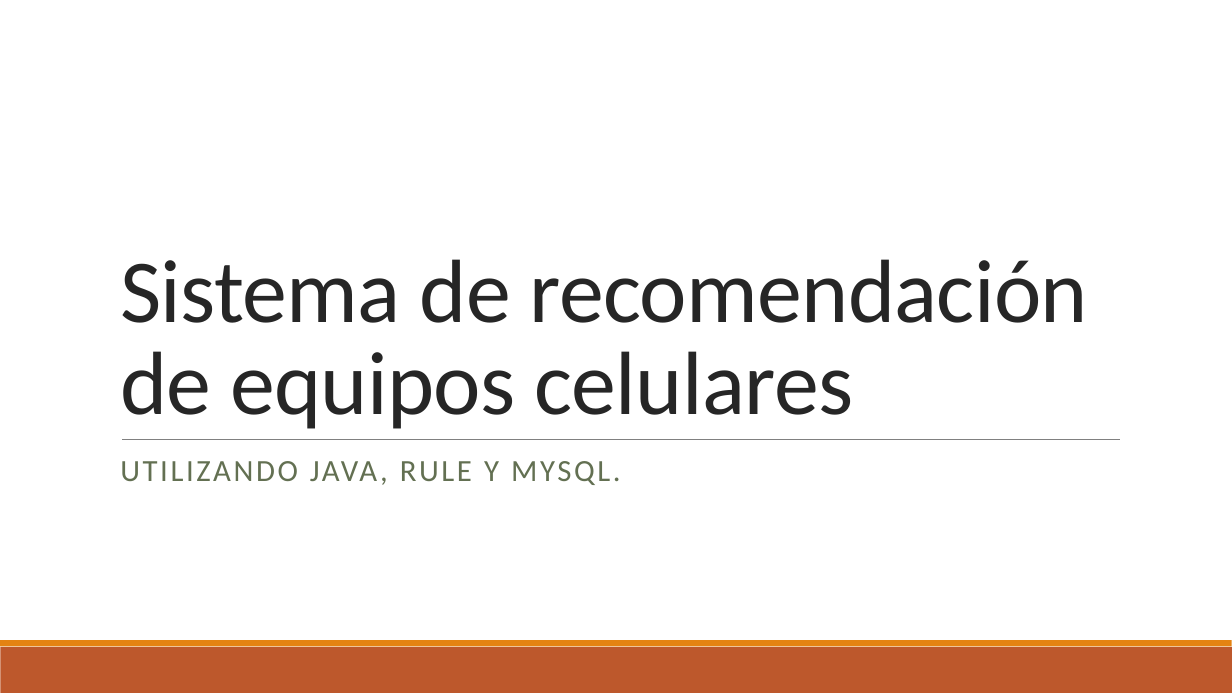
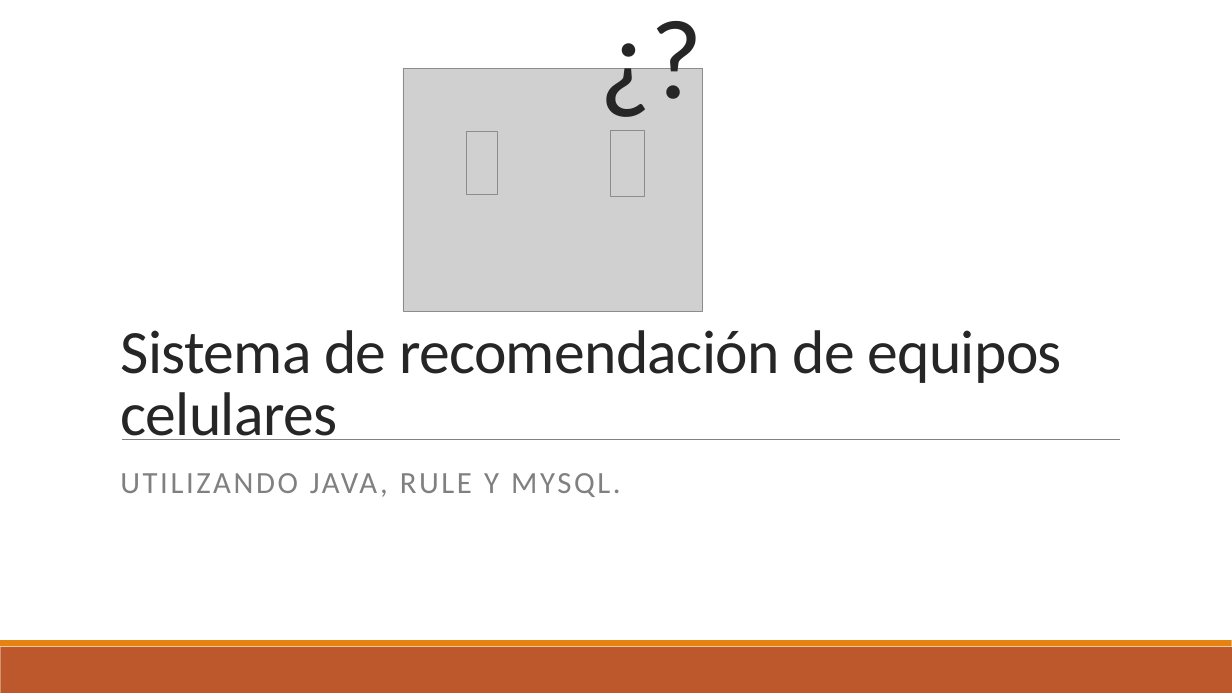
Before and after one commit to cycascovar/UAEH, a slide deck: slide 1 of Inteligencia Artificial/Proyecto final/Sistema de recomendación de celulares.pptx. Drawn at 1232x693 pixels with LibreOffice and Linux fonts; fonts in the diff are those of the drawing; grey boxes stand for pictures. Boxes give left, top, right and bottom in pixels: in the first picture for what was removed or moved away, otherwise in the second. Text is boxed around its words. In the diff, an @@ line names an element or a change of style, - is before the commit and + after.

```diff
--- a/Inteligencia Artificial/Proyecto final/Sistema de recomendación de celulares.pptx
+++ b/Inteligencia Artificial/Proyecto final/Sistema de recomendación de celulares.pptx
@@ group added at (x1=403, y1=16, x2=722, y2=311): 3 pictures, 1 text @@
+¿?
@@ title "Sistema de recomendación de equipos ..." moved from (x1=120, y1=259, x2=1088, y2=429) to (x1=120, y1=330, x2=1062, y2=440) @@
@@ title "Sistema de recomendación de equipos ..." at (x1=120, y1=330, x2=1062, y2=440): size 70 to 48 pt @@
@@ subtitle "UTILIZANDO JAVA, RULE Y MYSQL." moved from (x1=120, y1=461, x2=620, y2=485) to (x1=120, y1=473, x2=620, y2=497) @@
@@ subtitle "UTILIZANDO JAVA, RULE Y MYSQL." at (x1=120, y1=473, x2=620, y2=497): text colour #637052 to #808080 @@
```
Also in this commit, not shown: 1 other slide changed, 1 slide added, 1 slide removed, 8 other files.
